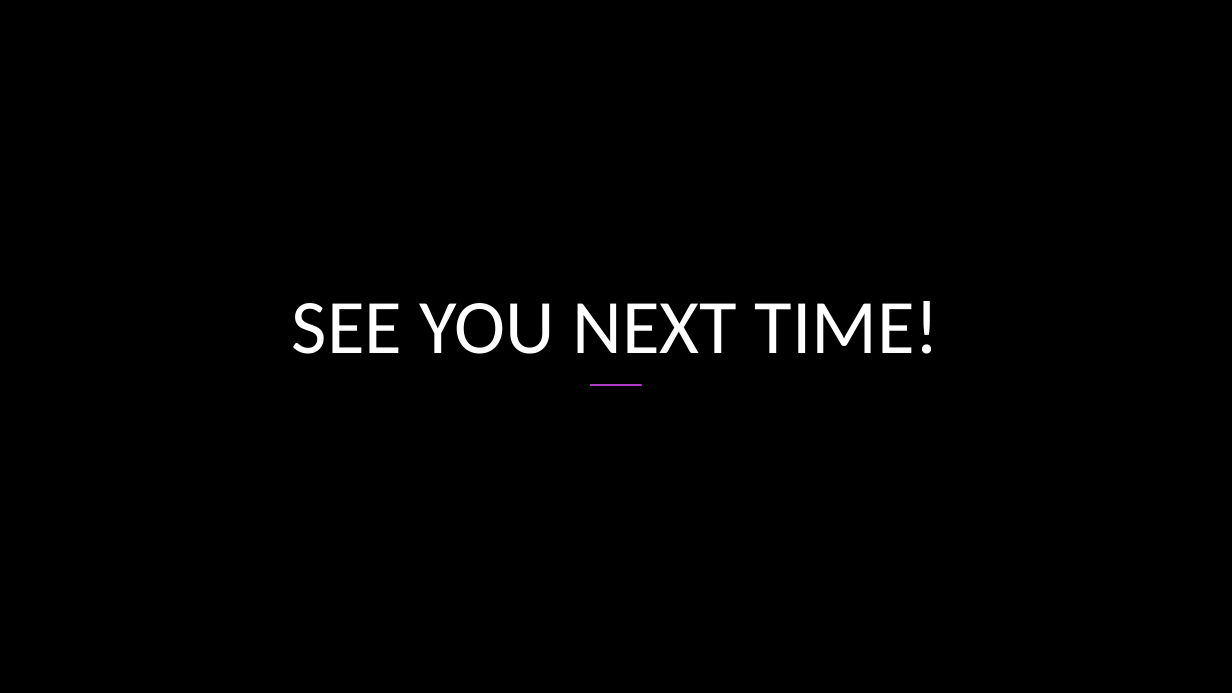
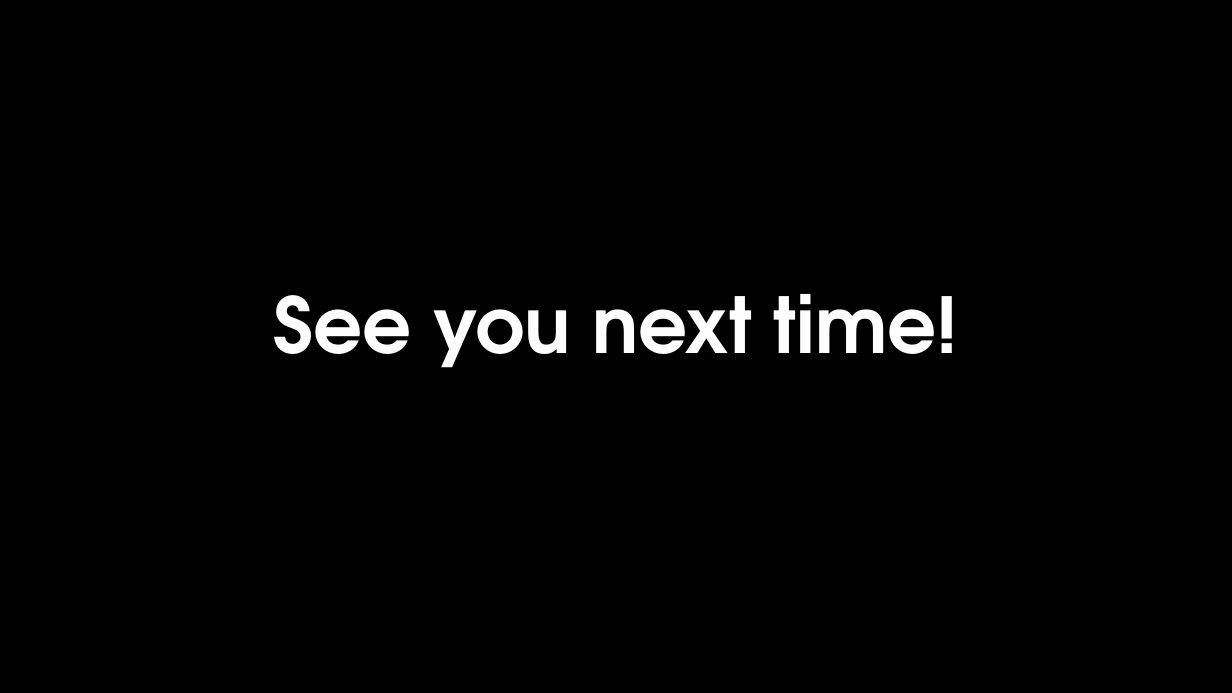
Before and after one commit to hexa-decim8/ISBPM, a slide deck: slide 26 of Class_Materials/Week_3/Day_1/ISBPM w3d1.pptx (slide 8 before the commit). Drawn at 1232x693 pixels with LibreOffice and Linux fonts; fonts in the diff are those of the drawing; background and template pictures are left out. Boxes give left, top, right and bottom in pixels: in the first picture for what was removed or moved away, otherwise in the second. Text is boxed around its words. In the diff, an @@ line names an element or a change of style, - is before the commit and + after.

```diff
--- a/Class_Materials/Week_3/Day_1/ISBPM w3d1.pptx
+++ b/Class_Materials/Week_3/Day_1/ISBPM w3d1.pptx
@@ title at [274, 294, 959, 368]: text changed; font Calibri to TeX Gyre Adventor; text colour #FFFFFF to #FEFEFE; bold on @@
-SEE YOU NEXT TIME!
+See you next time!
@@ line removed from (591, 385) to (641, 385) @@
```
Also in this commit, not shown: 6 other slides changed, 19 slides added, 1 slide removed, 1 other file.
